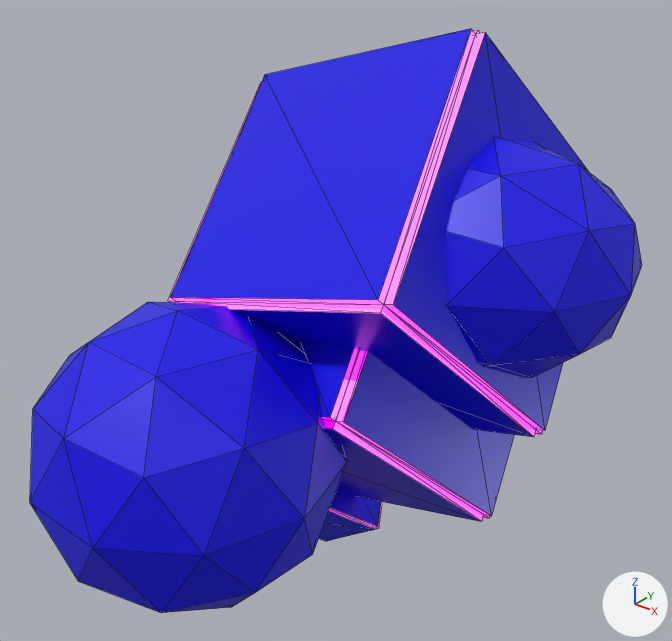
A saved change to the glTF model scene/models/enemies/finalboss.glb.
Rendered twice from a 50 mm lens placed at (4.54, -4.91, 5.24), pointed at (0.78, -0.22, 2.32). The lights are fixed; the arrows at lower right show +X, +Y and +Z. Mesh edges are drawn as thin lines. Objects named as collision shapes, trigger or cutter boxes, shadow casters or lower levels of detail are left out. Where no turn or scale is listed for an object, it has been applied to the vertices.
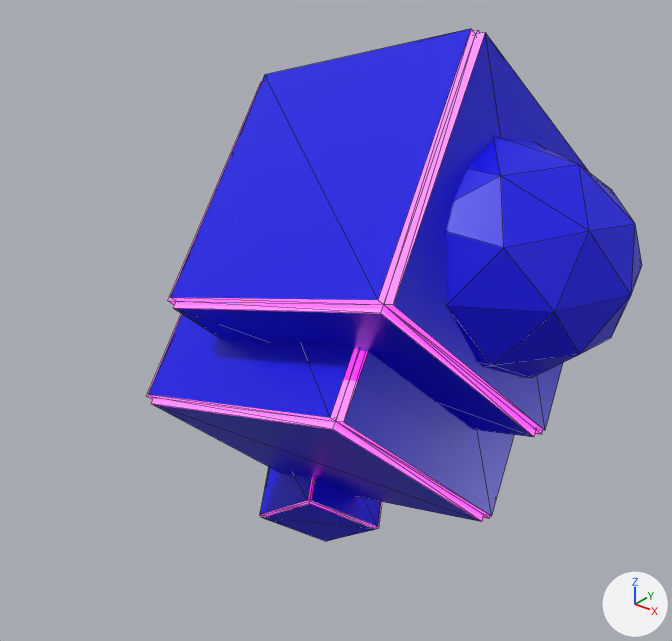
Where the newer file only moved an object's origin or applied its transform, the numbers keep the older frame.

Patch to the scene script:
```diff
--- a/scene/models/enemies/finalboss.glb.py
+++ b/scene/models/enemies/finalboss.glb.py
@@ ob_icosphere_001 @@
-ob_icosphere_001 = bpy.data.objects.new('Icosphere.001', me_icosphere_001)
-ob_icosphere_001.location = (0.721, -1.625, 1.903)
```

Changed parts and their boxes [x1, y1, x2, y2] in the pictures (672 x 641 px):
'Icosphere.001', deleted (blue)
    before: [30, 302, 347, 613]
'Cube.001', unchanged, uncovered by the edit
    before: [319, 488, 382, 541]
    after: [260, 467, 382, 541]
